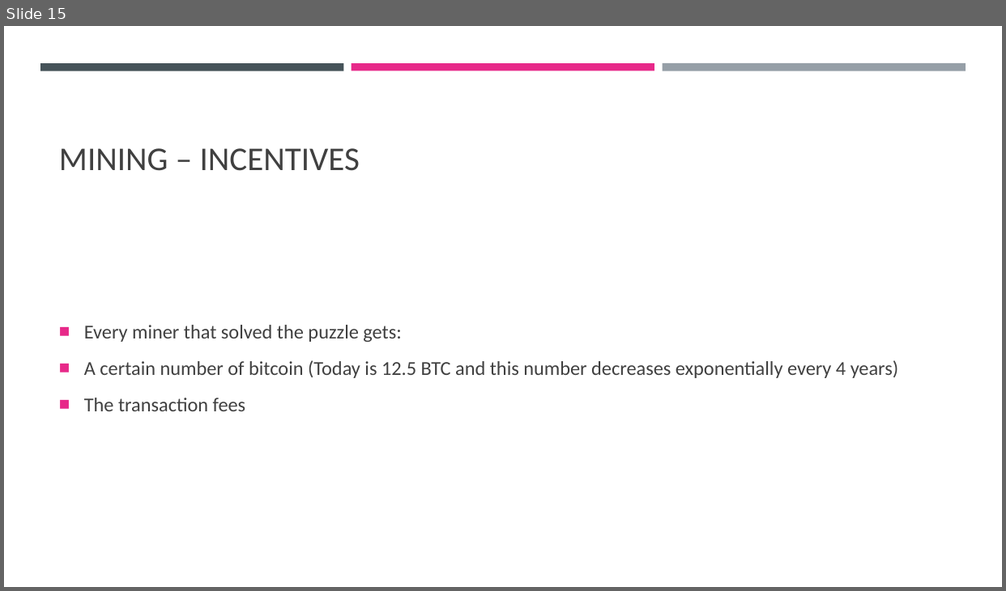
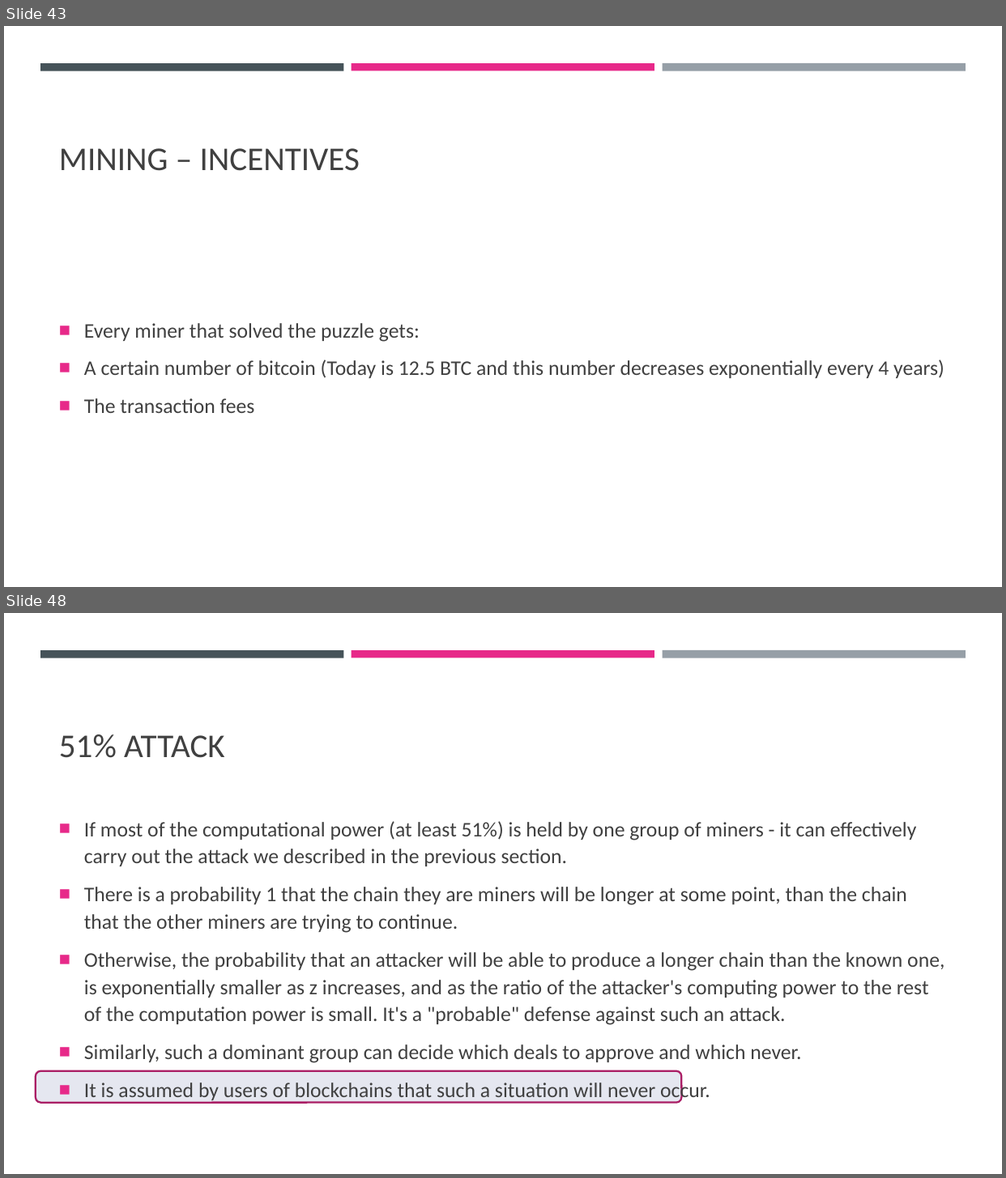
Before and after one commit to cyoni/bitcoin, a slide deck: bitcoin.pptx. Shown one above the other, each under a label of ours: slide 15 before the commit, slides 43 and 48 after it; the slides between them are not shown. The pictures are 1006x591 and 1006x1178 pixels, drawn with LibreOffice and Linux fonts; fonts in the diff are those of the drawing. Boxes give left, top, right and bottom in pixels: in the first picture for what was removed or moved away, otherwise in the second. Text is boxed around its words. In the diff, an @@ line names an element or a change of style, - is before the commit and + after.

```diff
--- a/bitcoin.pptx
+++ b/bitcoin.pptx
@@ slide 48 added at (4,613,1002,1174), background #FFFFFF; not listed: 3 template elements that a slide beside it also shows @@
@@ title added at (59,735,225,758), 32 pt, text #404040 @@
+51% ATTACK
@@ text added at (84,821,944,1102), 20 pt, text #404040 @@
+■ If most of the computational power (at least 51%) is held by one group of miners - it can effectively carry out the attack we described in the previous section.
+■ There is a probability 1 that the chain they are miners will be longer at some point, than the chain that the other miners are trying to continue.
+■ Otherwise, the probability that an attacker will be able to produce a longer chain than the known one, is exponentially smaller as z increases, and as the ratio of the attacker's computing power to the rest of the computation power is small. It's a "probable" defense against such an attack.
+■ Similarly, such a dominant group can decide which deals to approve and which never.
+■ It is assumed by users of blockchains that such a situation will never occur.
@@ rounded rectangle added at (36,1071,681,1102), fill #E5E7F0, outline #AB1E65 1.75 pt @@
@@ what was slide 15 is now slide 43 @@
@@ slide 43 changed as well @@
@@ text "Every miner that solved the ..." at (84,323,944,413): size 19 to 20 pt @@
```
Also in this commit, not shown: 25 other slides changed, 23 other slides added, 3 slides removed.
